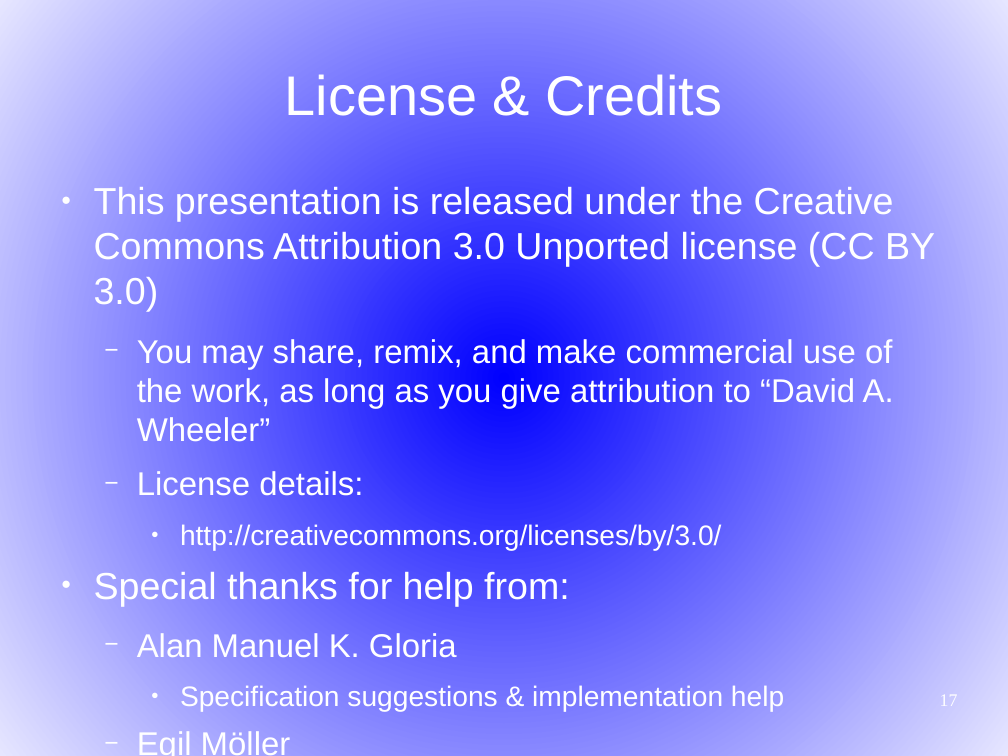
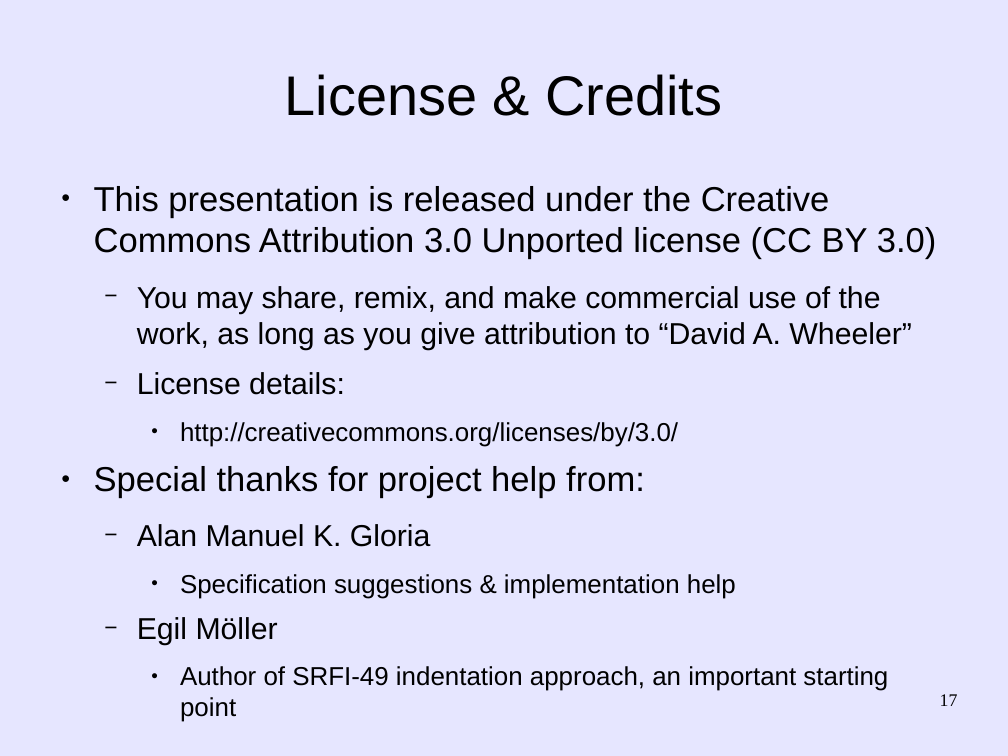
Before and after one commit to martin12333/Readable-Lisp-S-expressions, a slide deck: slide 17 of readable-s-expressions.odp. Drawn at 1008x756 pixels with LibreOffice and Linux fonts; fonts in the diff are those of the drawing. Boxes give left, top, right and bottom in pixels: in the first picture for what was removed or moved away, otherwise in the second. Text is boxed around its words. In the diff, an @@ line names an element or a change of style, - is before the commit and + after.

Commit message:
Update presentation - new (hopefully clearer) background, etc.
  - Change presentation color background to hopefully be easier to read.
    Alan Manuel Gloria reported that the orginal blue background gradient
    "seems to make the text a little hard to read; straight blue
    is dark to the human eye (nearer to black than white) but the
    background fades to white at the edges, and the fade is too linear."
    He also reported that the audio was low, I'm not sure I can fix that
    in the video.
  - Emphasized even more that these are new *abbreviations* -
    abbreviations are already in Lisp, and we're not preventing the
    use of traditional s-expressions,  so this hopefully will make the
    idea clearer.
  - Noted that neoteric- and sweet-expressions *are* technically a
    change in meaning... but not one that normally matters.

```diff
--- a/readable-s-expressions.odp
+++ b/readable-s-expressions.odp
@@ background gradient #0000FF to #E6E6FF to #E6E6FF @@
@@ title "License & Credits" at box(285, 74, 722, 116): text colour #FFFFFF to #000000 @@
@@ text at box(94, 186, 937, 645): size 29.6 to 27.2 pt in "This presentation is released under the Creative ..."; text colour #FFFFFF to #000000 in "This presentation is released under the Creative ...", "You may share, remix, and make commercial ...", "License details:", "http://creativecommons.org/licenses/by/3.0/" and 3 more places; size 25.9 to 23.8 pt in "You may share, remix, and make commercial ...", "License details:", "Alan Manuel K. Gloria", "Egil Möller"; size 22.2 to 20.4 pt in "http://creativecommons.org/licenses/by/3.0/", "Specification suggestions & implementation help"; bullet colour #FFFFFF to #000000 @@
@@ text at box(94, 466, 645, 499): text changed; size 29.6 to 27.2 pt; text colour #FFFFFF to #000000 @@
-● Special thanks for help from:
+● Special thanks for project help from:
@@ text at box(180, 666, 888, 722): text changed; size 22.2 to 20.4 pt; text colour #FFFFFF to #000000 @@
-    ● Author of SRFI-49 indentation approach
+    ● Author of SRFI-49 indentation approach, an important starting point
@@ page number at box(940, 694, 958, 706): text colour #FFFFFF to #000000 @@
```
Also in this commit, not shown: 16 other slides changed.
